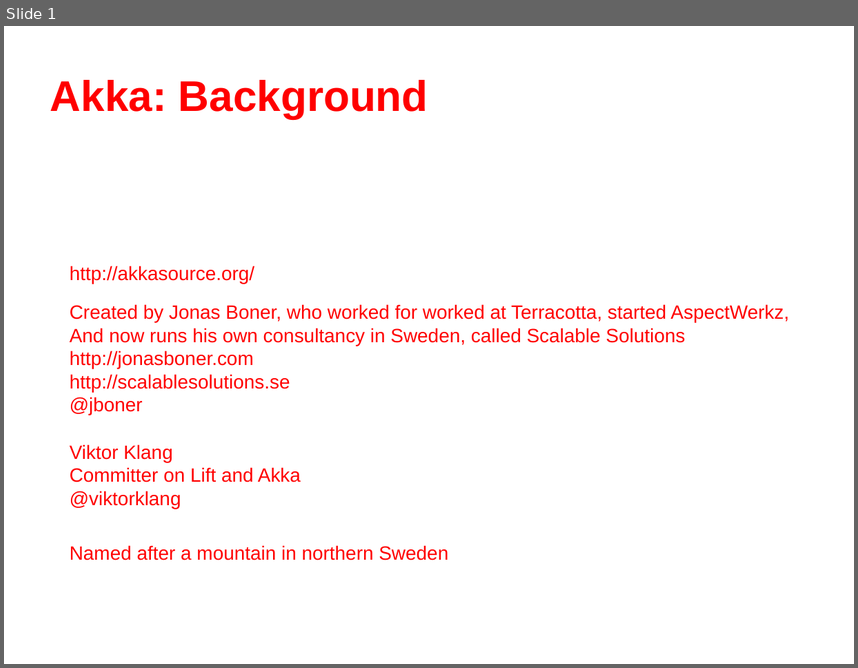
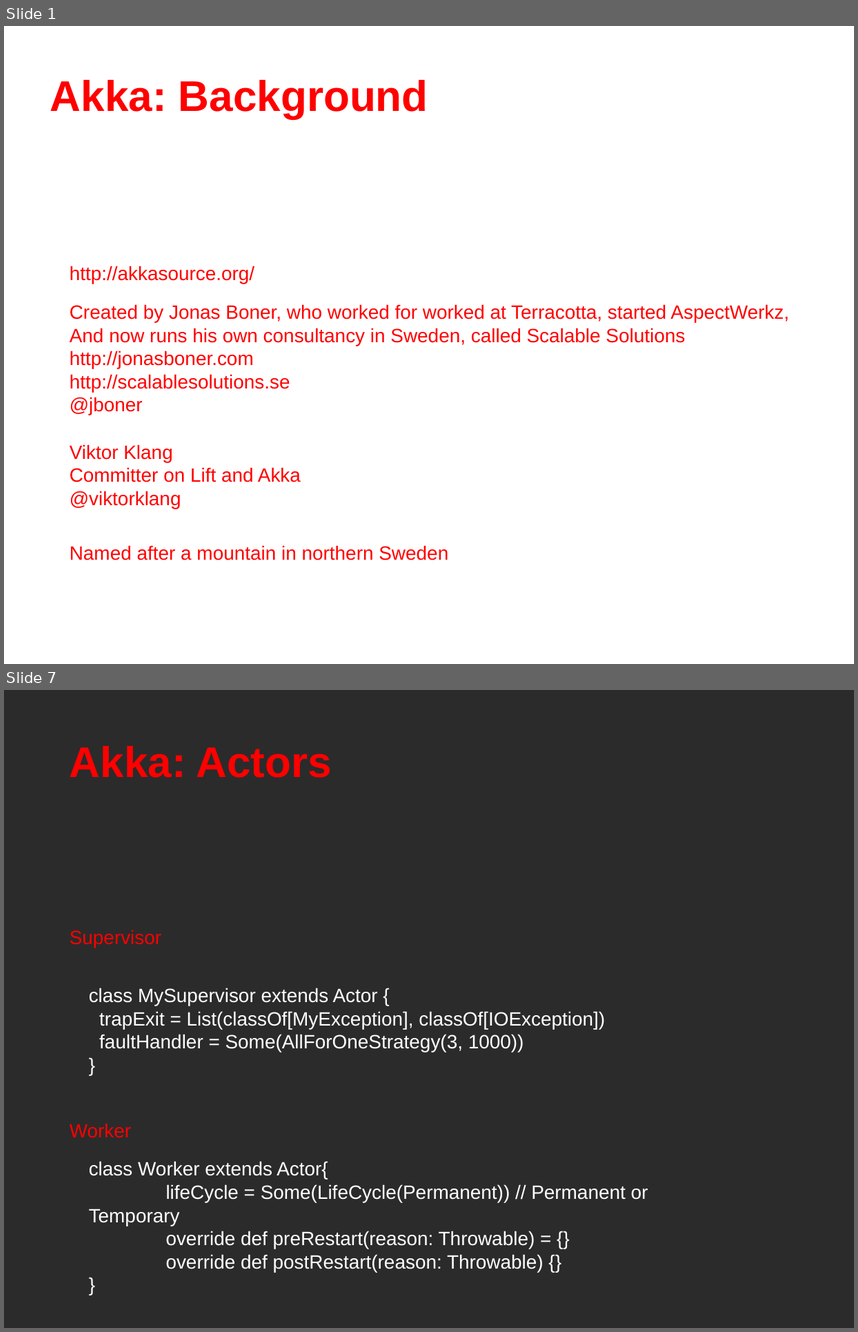
Before and after one commit to dwhitney/akka_meetup, a slide deck: akka.odp. Shown one above the other, each under a label of ours: slide 1 before the commit, slides 1 and 7 after it; the slides between them are not shown. The pictures are 858x668 and 858x1332 pixels, drawn with LibreOffice and Linux fonts; fonts in the diff are those of the drawing; background and template pictures are left out; a plain dark background stands for a picture behind light text. Boxes give left, top, right and bottom in pixels: in the first picture for what was removed or moved away, otherwise in the second. Text is boxed around its words. In the diff, an @@ line names an element or a change of style, - is before the commit and + after.

```diff
--- a/akka.odp
+++ b/akka.odp
@@ slide 7 added at [4,690,854,1328], background picture (left out) @@
@@ text added at [70,746,332,778], 40 pt, text #FF0000, bold @@
+Akka: Actors
@@ text added at [70,929,161,947], 18 pt, text #FF0000 @@
+Supervisor
@@ text added at [89,987,605,1052], 18 pt, text #FFFFFF @@
+class MySupervisor extends Actor {
+trapExit = List(classOf[MyException], classOf[IOException])
+faultHandler = Some(AllForOneStrategy(3, 1000))
+}
@@ text added at [70,1123,131,1138], 18 pt, text #FF0000 @@
+Worker
@@ text added at [89,1161,648,1272], 18 pt, text #FFFFFF @@
+class Worker extends Actor{
+lifeCycle = Some(LifeCycle(Permanent)) // Permanent or Temporary
+override def preRestart(reason: Throwable) = {}
+override def postRestart(reason: Throwable) {}
+}
```
Also in this commit, not shown: 1 slide changed, 10 other slides added, 1 other file.
